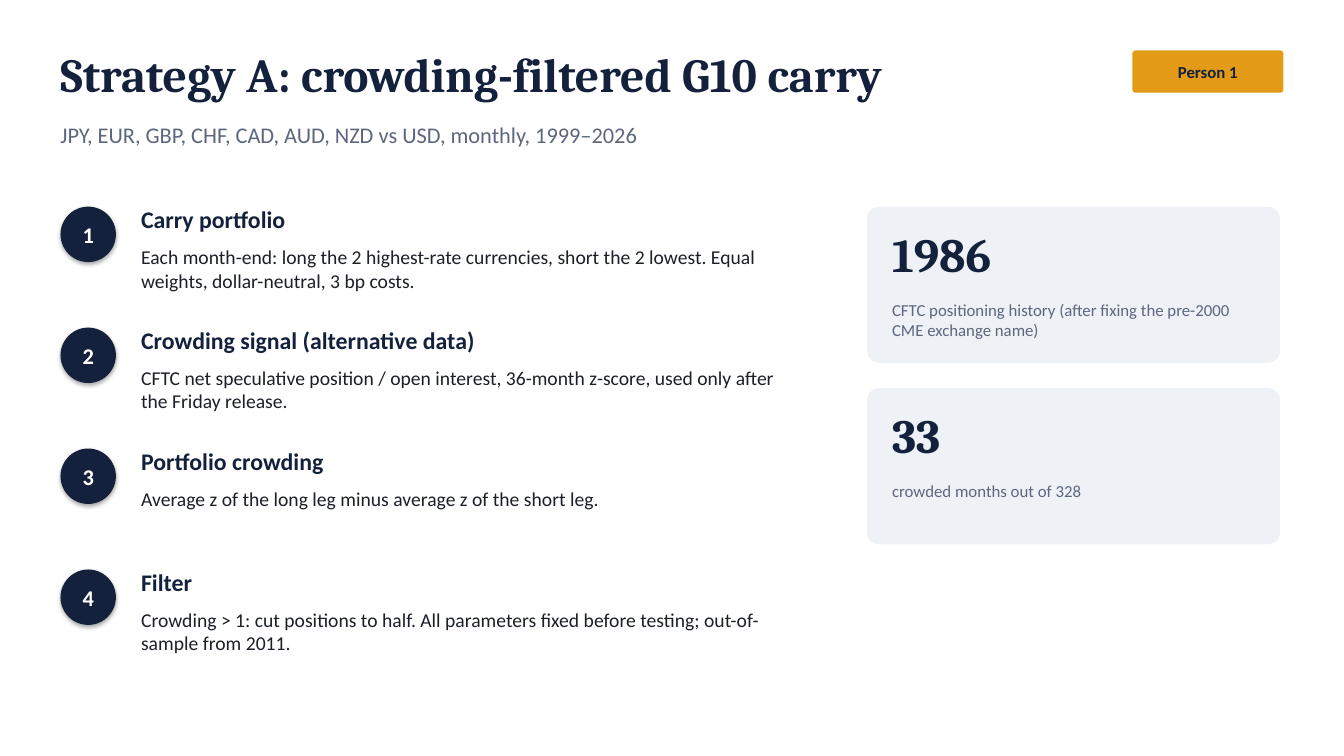
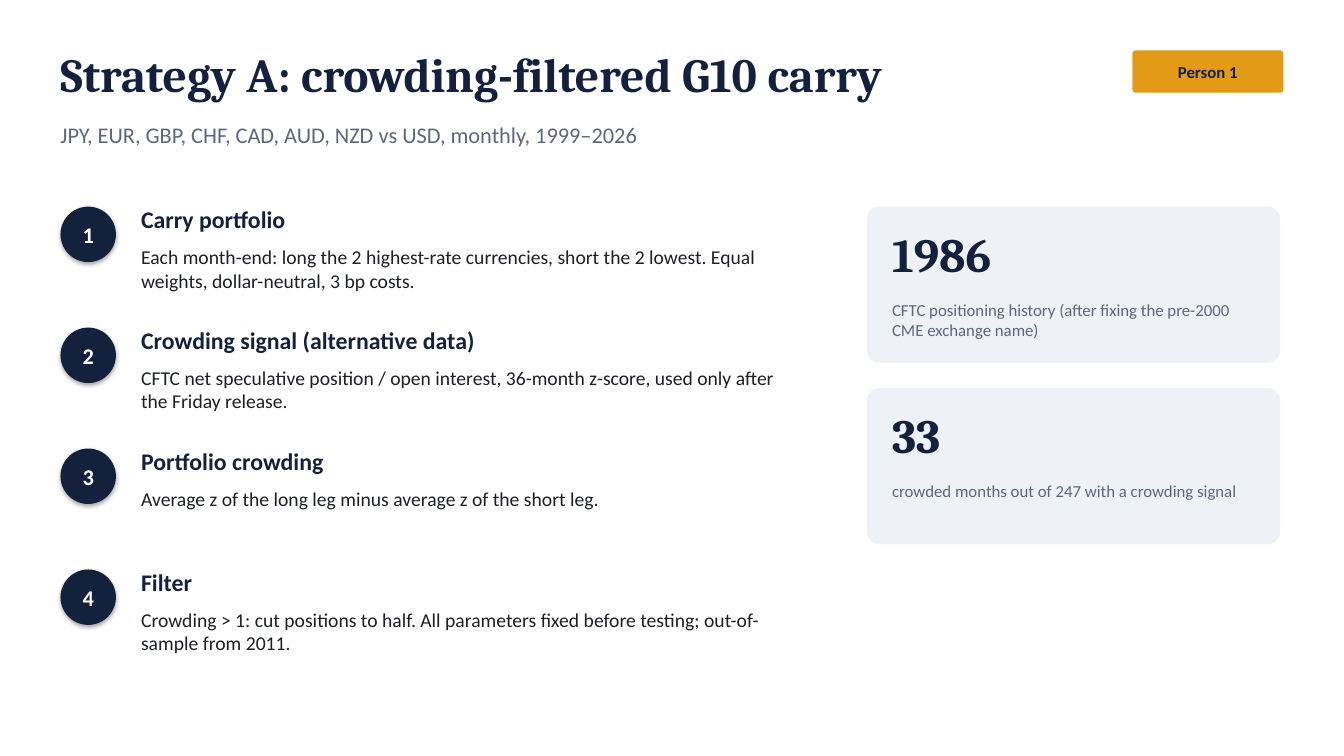
Before and after one commit to rezazamani2329/currency-crypto-carry, a slide deck: slide 3 of slides/presentation.pptx. Drawn at 1344x756 pixels with LibreOffice and Linux fonts; fonts in the diff are those of the drawing. Boxes give left, top, right and bottom in pixels: in the first picture for what was removed or moved away, otherwise in the second. Text is boxed around its words. In the diff, an @@ line names an element or a change of style, - is before the commit and + after.

```diff
--- a/slides/presentation.pptx
+++ b/slides/presentation.pptx
@@ text at (892,485,1236,500): text changed @@
-crowded months out of 328
+crowded months out of 247 with a crowding signal
```
Also in this commit, not shown: 10 other files.
